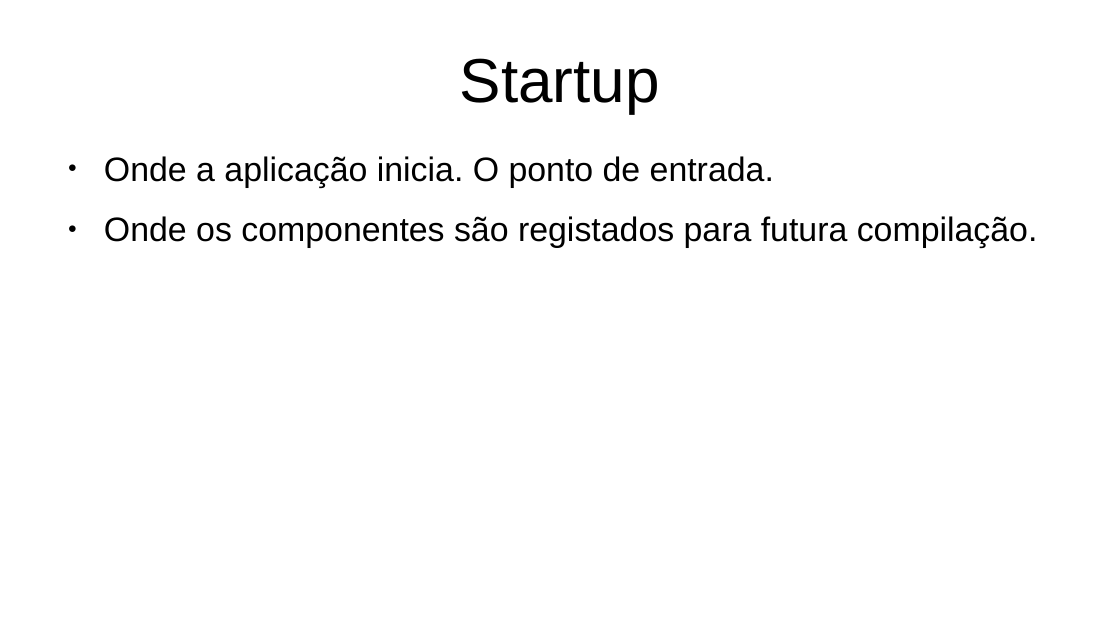
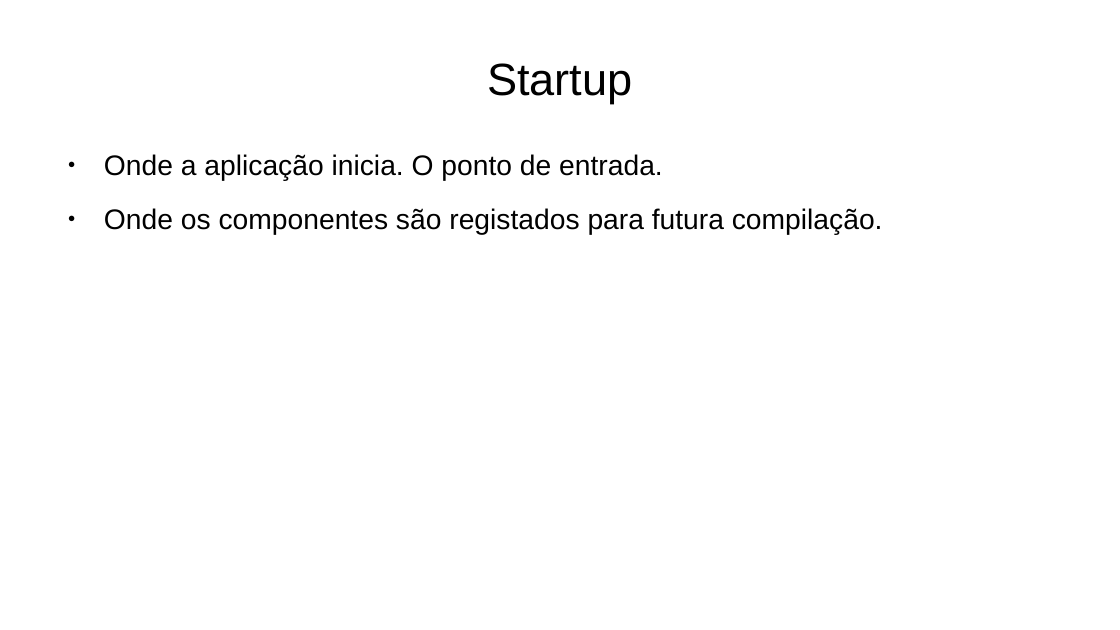
Before and after one commit to joao-neves95/js.web.components, a slide deck: slide 5 of ____docs/js.web.components_presentation_pt.odp. Drawn at 1120x630 pixels with LibreOffice and Linux fonts; fonts in the diff are those of the drawing. Boxes give left, top, right and bottom in pixels: in the first picture for what was removed or moved away, otherwise in the second. Text is boxed around its words. In the diff, an @@ line names an element or a change of style, - is before the commit and + after.

```diff
--- a/____docs/js.web.components_presentation_pt.odp
+++ b/____docs/js.web.components_presentation_pt.odp
@@ title "Startup" at <box>487,63,632,104</box>: size 44 to 32 pt @@
@@ text "Onde a aplicação inicia. O ..." at <box>104,154,883,235</box>: size 24 to 20 pt @@
```
Also in this commit, not shown: 13 other slides changed, 2 slides added, 4 slides removed, 1 other file.
